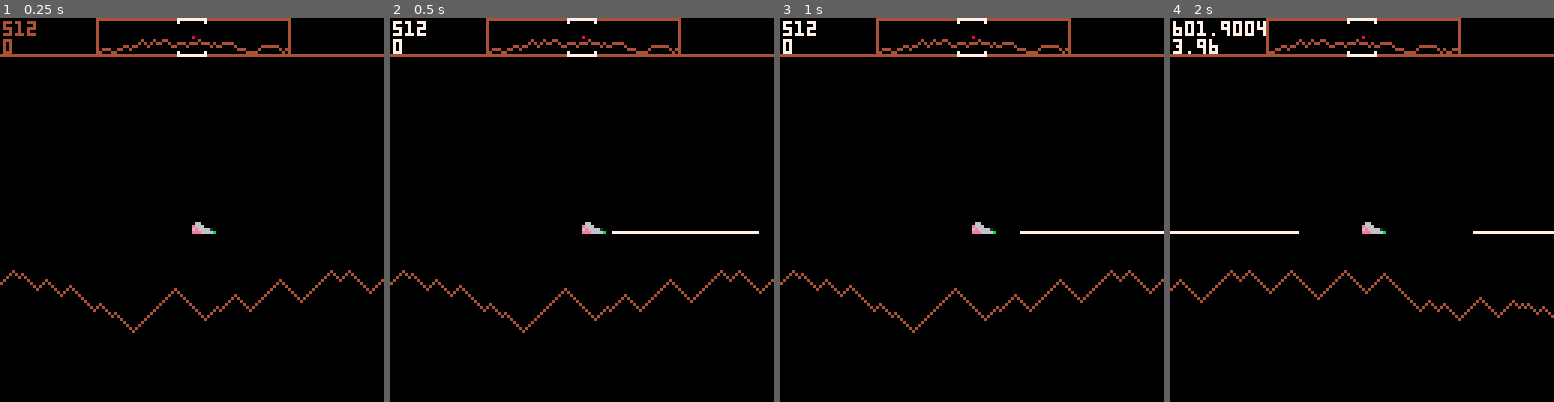
Above: before the commit, frames 1-4 (left to right).
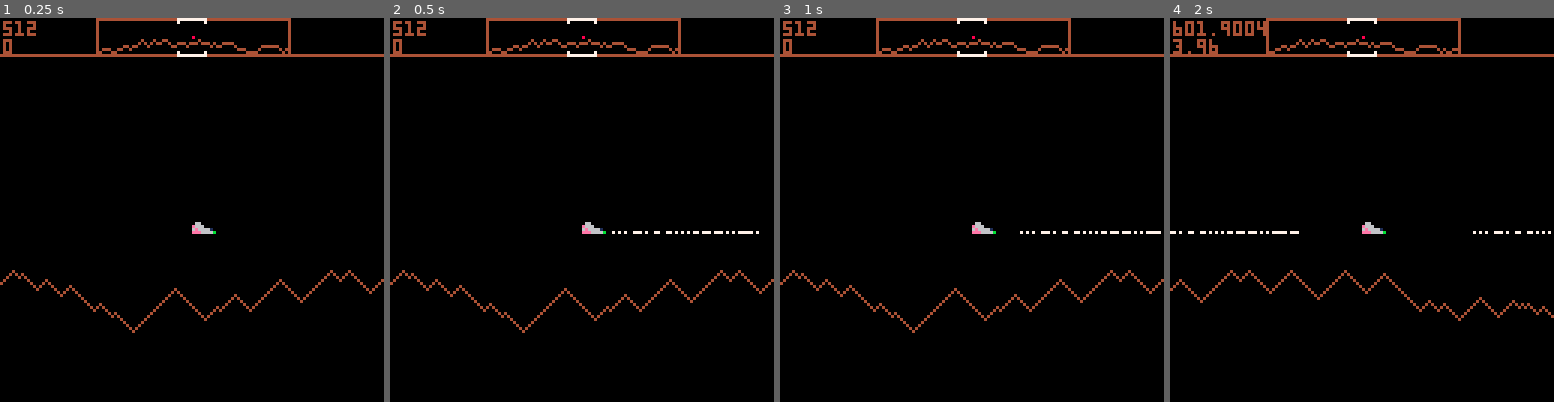
Above: after the commit, the same moments.

Repository: ggaughan/picodefender
Game: PICO-8 cartridge picodefender.p8
The game is run twice, just before and just after one commit, with the same random seed, the same clock (stepped at 60 frames per second) and the same inputs.
Inputs:
- Up to frame 1 (0.25 s): no input
- Up to frame 2 (0.5 s): tap X (X key) at 0.33 s
- Up to frame 3 (1 s): tap O (Z key) at 0.7 s
- Up to frame 4 (2 s): tap X (X key) at 1.07, 1.85 s; hold Right from 1.6 s (still down); tap O (Z key) at 1.7 s

Frame 1 is identical in both runs. In frame 2, 0.4% of the frame differs, in the area x 0-96%, y 0-57%; in frame 3, 0.4%; in frame 4, 0.8%, in the area x 0-100%, y 0-57%.

Commit message:
Textured laser

Diff:
--- a/picodefender.p8
+++ b/picodefender.p8
@@ -161,9 +161,11 @@
 		--printh(tostr(laser))
 		local x,y = wxtoc(laser[1]), laser[2]
 		local age = (t-laser[4]) / laser_expire
-		line(x,y,
+		local mdx,mdy=1/8,0
+		tline(x,y,
 				  	x+min(((age * laser_size)* laser_rate * laser[3]), laser_max_length), y,
-				  	7
+				  	0,0,
+				  	mdx,mdy
 		)
 	end
 end
@@ -250,3 +252,13 @@
 007007000d000000e666000000000000000000000000000000000000000000000000000000000000000000000000000000000000000000000000000000000000
 00000000dddd19006e66661000000000000000000000000000000000000000000000000000000000000000000000000000000000000000000000000000000000
 000000000e73dd73eee6666b00000000000000000000000000000000000000000000000000000000000000000000000000000000000000000000000000000000
+70707007770700770077070707077077707770707077777077777777777777770000000000000000000000000000000000000000000000000000000000000000
+77777777777777777777777777777777777777777777777777777777777777770000000000000000000000000000000000000000000000000000000000000000
+77777777777777777777777777777777777777777777777777777777777777770000000000000000000000000000000000000000000000000000000000000000
+77777777777777777777777777777777777777777777777777777777777777770000000000000000000000000000000000000000000000000000000000000000
+77777777777777777777777777777777777777777777777777777777777777770000000000000000000000000000000000000000000000000000000000000000
+77777777777777777777777777777777777777777777777777777777777777770000000000000000000000000000000000000000000000000000000000000000
+77777777777777777777777777777777777777777777777777777777777777770000000000000000000000000000000000000000000000000000000000000000
+77777777777777777777777777777777777777777777777777777777777777770000000000000000000000000000000000000000000000000000000000000000
+__map__
+1011121314151617000000000000000000000000000000000000000000000000000000000000000000000000000000000000000000000000000000000000000000000000000000000000000000000000000000000000000000000000000000000000000000000000000000000000000000000000000000000000000000000000
